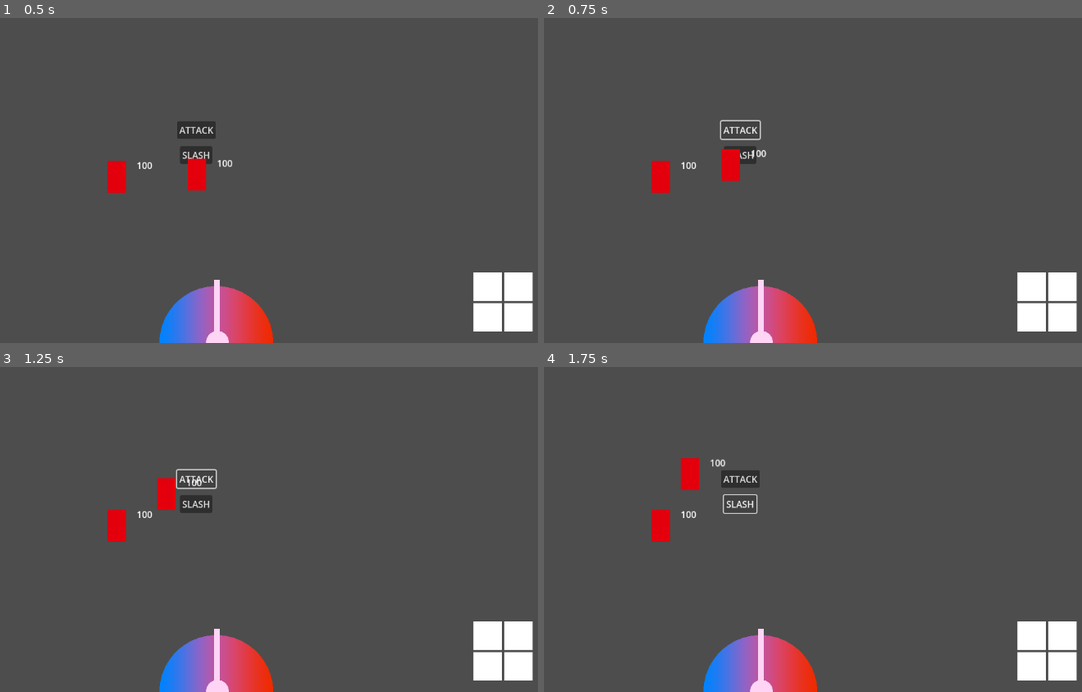
Above: before the commit, frames 1-4 (two rows, left to right).
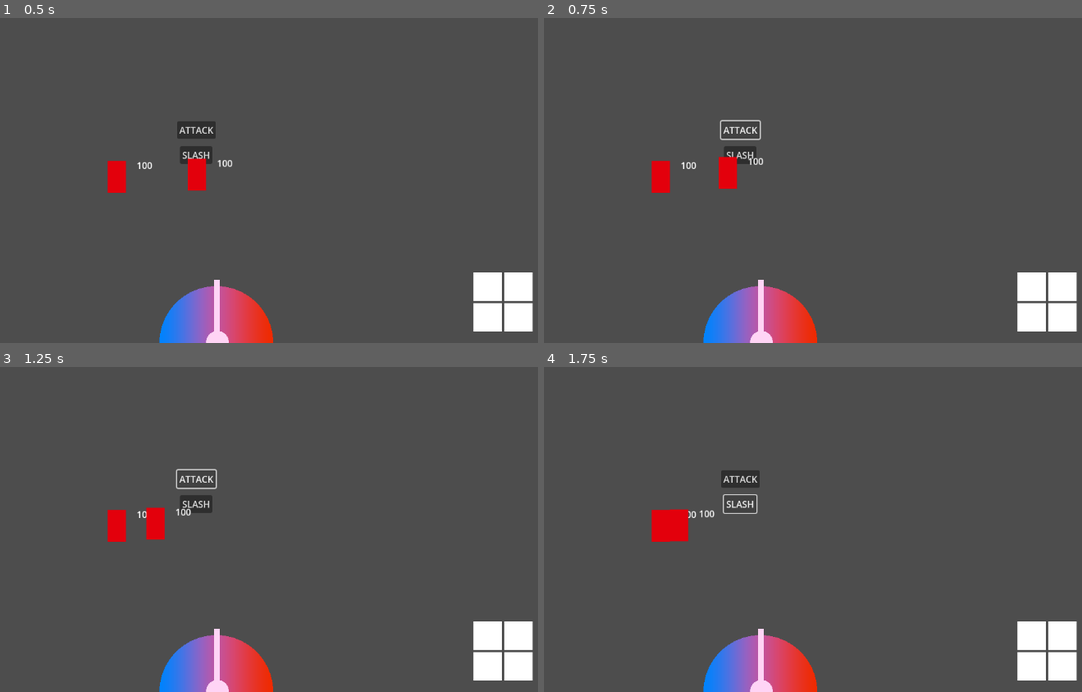
Above: after the commit, the same moments.

Repository: sstrac/androillusion
Game: Godot game, scene res://test.tscn
Same seed, same stepped clock (60 frames per second), same inputs: the game is played once before the commit and once after it.
Inputs:
- Up to frame 1 (0.5 s): no input
- Up to frame 2 (0.75 s): click "ATTACK" at 0.5 s
- Up to frame 3 (1.25 s): no input
- Up to frame 4 (1.75 s): click "SLASH" at 1.25 s

Frame 1 is identical in both runs. In frame 2, 0.3% of the frame differs, in the area x 32-42%, y 40-53%; in frame 3, 0.8%; in frame 4, 0.8%, in the area x 23-34%, y 28-54%.
Error before the commit: Invalid call. Nonexistent function 'approach' in base 'Node2D'. (res://test.gd:15)

Commit message:
player and android characters

Diff:
--- /dev/null
+++ b/character/android.gd
@@ -0,0 +1,9 @@
+extends Node2D
+
+
+@onready var character = get_node("Character")
+
+
+func attack(target):
+	character.movement_comp.approach(target)
+	# Do other stuff
--- a/character/android.tscn
+++ b/character/android.tscn
@@ -1,12 +1,14 @@
-[gd_scene load_steps=3 format=3 uid="uid://kw8bhvpwly5j"]
+[gd_scene load_steps=4 format=3 uid="uid://kw8bhvpwly5j"]
 
+[ext_resource type="Script" path="res://character/android.gd" id="1_5c76c"]
 [ext_resource type="PackedScene" uid="uid://20sl7l4jxmne" path="res://movement_component/android_movement/android_movement_component.tscn" id="1_rxr3m"]
 [ext_resource type="PackedScene" uid="uid://dvurk1ehtoyof" path="res://character/character.tscn" id="2_qiksi"]
 
 [node name="Android" type="Node2D"]
+script = ExtResource("1_5c76c")
 
 [node name="Character" parent="." node_paths=PackedStringArray("movement_comp") instance=ExtResource("2_qiksi")]
-movement_comp = NodePath("../AndroidMovementComponent2")
+movement_comp = NodePath("AndroidMovementComponent")
 
-[node name="AndroidMovementComponent2" parent="." node_paths=PackedStringArray("character") instance=ExtResource("1_rxr3m")]
-character = NodePath("../Character")
+[node name="AndroidMovementComponent" parent="Character" node_paths=PackedStringArray("character") instance=ExtResource("1_rxr3m")]
+character = NodePath("..")
--- a/character/character.gd
+++ b/character/character.gd
@@ -1,4 +1,5 @@
 extends CharacterBody2D
+
 
 @onready var label = get_node('Label')
 @onready var anim = get_node("AnimationPlayer")
@@ -26,6 +27,7 @@
 	movement_comp.process(delta)
 
 
+# Used by state
 func go_to(pos, delta, speed=100):
 	global_position = global_position.move_toward(pos, delta * speed)
 	move_and_slide()
--- /dev/null
+++ b/character/player.gd
@@ -0,0 +1,4 @@
+extends Node2D
+
+
+@onready var character = get_node("Character")
--- a/character/player.tscn
+++ b/character/player.tscn
@@ -1,12 +1,14 @@
-[gd_scene load_steps=3 format=3 uid="uid://snu76g0sxdhf"]
+[gd_scene load_steps=4 format=3 uid="uid://snu76g0sxdhf"]
 
+[ext_resource type="Script" path="res://character/player.gd" id="1_2qf3b"]
 [ext_resource type="PackedScene" uid="uid://dvurk1ehtoyof" path="res://character/character.tscn" id="1_3okgr"]
 [ext_resource type="PackedScene" uid="uid://5s80v4ovx056" path="res://movement_component/player_movement/player_movement_component.tscn" id="2_ftq3b"]
 
 [node name="Player" type="Node2D"]
+script = ExtResource("1_2qf3b")
 
 [node name="Character" parent="." node_paths=PackedStringArray("movement_comp") instance=ExtResource("1_3okgr")]
-movement_comp = NodePath("../PlayerMovementComponent")
+movement_comp = NodePath("PlayerMovementComponent")
 
-[node name="PlayerMovementComponent" parent="." node_paths=PackedStringArray("character") instance=ExtResource("2_ftq3b")]
-character = NodePath("../Character")
+[node name="PlayerMovementComponent" parent="Character" node_paths=PackedStringArray("character") instance=ExtResource("2_ftq3b")]
+character = NodePath("..")
--- a/movement_component/movement_component.gd
+++ b/movement_component/movement_component.gd
@@ -13,3 +13,7 @@
 
 func physics_process(delta):
 	state.physics_process(character, delta)
+
+
+func approach(target: Node2D):
+	state.approach(character, target)
--- a/movement_component/movement_state/idle.gd
+++ b/movement_component/movement_state/idle.gd
@@ -20,4 +20,4 @@
 
 
 func approach(character, target: Node2D):
-	return Approach.new(target)
+	character.movement_comp.state = Approach.new(target)
--- a/test.gd
+++ b/test.gd
@@ -2,6 +2,7 @@
 
 const SWORD = preload("res://sword/sword.tscn")
 
+@onready var player = get_node("Player")
 @onready var android = get_node("Android")
 
 
@@ -12,4 +13,4 @@
 
 
 func _on_button_pressed() -> void:
-	android.approach()
+	android.attack(player.character)
